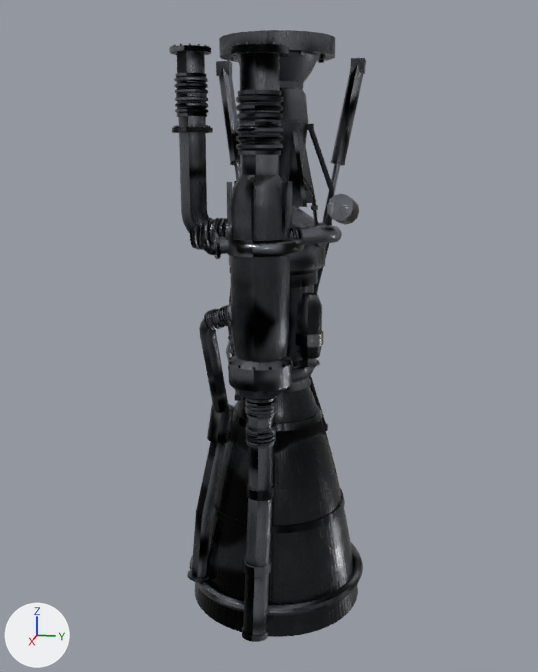
One commit to the Blender file assets/blender/eng_kerolox_workhorse.blend: the scene before it, then after it.
One viewpoint serves both versions: a camera (50 mm lens) standing at (3.7, 0.7, 2.38) and looking at (0.07, -0.03, 1.47). Lighting does not change. The marker at lower left points along +X, +Y and +Z. The first picture is the older version. Objects named as collision shapes, trigger or cutter boxes, shadow casters or lower levels of detail are left out.

The first picture shows 'eng_kerolox_workhorse_LOD0'.
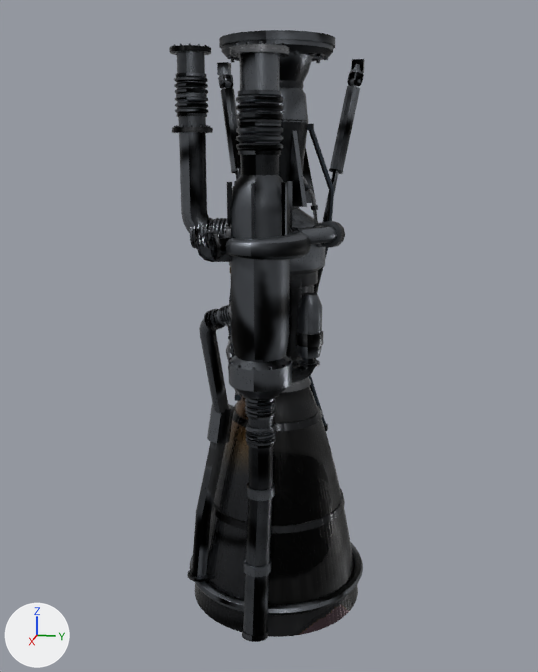
What differs and where, as boxes [x1, y1, x2, y2] in the pictures (538 x 672 px; the box of a moved part takes in the faces that stretch with it):
'eng_kerolox_workhorse_LOD0', recoloured, reshaped
    before: [169, 30, 366, 642]
    after: [169, 30, 365, 642]
part 1 of me_eng_kerolox_workhorse_lod0, added
    after: [221, 39, 333, 50]
part 2 of me_eng_kerolox_workhorse_lod0, added
    after: [220, 39, 335, 49]
part 3 of me_eng_kerolox_workhorse_lod0, deleted
    before: [219, 52, 366, 251]
part 4 of me_eng_kerolox_workhorse_lod0, moved or reshaped
    before: [204, 30, 366, 259]
    after: [197, 30, 365, 262]
part 5 of me_eng_kerolox_workhorse_lod0, surface changed
    both: [324, 225, 336, 243]
part 6 of me_eng_kerolox_workhorse_lod0, recoloured
    both: [230, 174, 290, 362]

Diff of the bpy script that builds the scene:
```diff
--- a/assets/blender/eng_kerolox_workhorse.blend.py
+++ b/assets/blender/eng_kerolox_workhorse.blend.py
@@ mat_nozzle_hot @@
 mat_nozzle_hot = bpy.data.materials.new('nozzle_hot')
-# nodes: BsdfPrincipled, MapRange x3, Mapping, Math x6, Mix x4, NormalMap, OutputMaterial, SeparateColor x3, TexImage x4, UVMap x2, ValToRGB, VertexColor
-# colours: dark grey #4f5155, brown #c4aa6f, brown #956c45, blue #595586, mixed with the vertex colours
+# nodes: BsdfPrincipled, MapRange x4, Mapping, Math x8, Mix x4, NormalMap, OutputMaterial, SeparateColor x2, TexImage x4, UVMap x2, ValToRGB
+# colours: dark grey #4f5155, brown #957e50, brown #815d38, dark blue #55507c
 # uses the picture img_eng_kerolox_workhorse_lod1_mask_png
@@ mat_engine_metal_satin @@
+mat_engine_metal_satin = bpy.data.materials.new('engine_metal_satin')
+# colours: grey #7e838a
+# uses the picture img_eng_kerolox_workhorse_lod1_mask_png
+# uses the picture img_engine_metal_satin_albedo_jpg
+# uses the picture img_engine_metal_satin_normal_png
+# uses the picture img_engine_metal_satin_orm_jpg
@@ mat_nozzle_inner @@
+mat_nozzle_inner = bpy.data.materials.new('nozzle_inner')
+# colours: orange #b57a45, brown #957e50, brown #815d38, dark blue #55507c
+# uses the picture img_eng_kerolox_workhorse_lod1_mask_png
+# uses the picture img_nozzle_inner_albedo_jpg
+# uses the picture img_nozzle_inner_normal_png
+# uses the picture img_nozzle_inner_orm_jpg
@@ me_eng_kerolox_workhorse_lod0 @@
 # used by ob_eng_kerolox_workhorse_lod0; parent = ob_eng_kerolox_workhorse; location = (0.0, 0.0, 0.0)
-me_eng_kerolox_workhorse_lod0.from_pydata(...)  # 27513 vertices, 16935 faces; spans x -0.48..0.62, y -0.48..0.48, z 0.0..2.9
+me_eng_kerolox_workhorse_lod0.from_pydata(...)  # 28471 vertices, 17339 faces; spans x -0.48..0.62, y -0.48..0.48, z 0.0..2.9
+# me_eng_kerolox_workhorse_lod0 part 1: the loose piece of 56 vertices spanning x -0.28..0.28, y -0.28..0.28, z 2.82..2.9 is copied, and the copy is scaled about its middle by (0.965, 0.965, 0.25), then moved by (0.0, 0.0, -0.01), in mat_engine_metal_satin; it spans x -0.27..0.27, y -0.27..0.27, z 2.84..2.86
+# me_eng_kerolox_workhorse_lod0 part 2: the loose piece of 56 vertices spanning x -0.28..0.28, y -0.28..0.28, z 2.82..2.9 is copied, and the copy is scaled about its middle by (0.983, 0.983, 0), in mat_engine_metal_satin; it spans x -0.28..0.28, y -0.28..0.28, z 2.86
+# me_eng_kerolox_workhorse_lod0 part 3: 51 loose pieces with 787 vertices, spanning x -0.4..0.54, y -0.4..0.41, z 1.72..2.85, are deleted
+# me_eng_kerolox_workhorse_lod0 part 4: 160 vertices moved within x -0.38..0.53, y -0.38..0.38, z 1.74..2.82; 2324 vertices removed from x -0.4..0.58, y -0.4..0.43, z 1.71..2.85; 3841 vertices added at x -0.39..0.61, y -0.39..0.39, z 1.71..2.86
+# me_eng_kerolox_workhorse_lod0 part 5: 136 kept faces spanning x -0.39..0.31, y -0.39..0.39, z 1.74..2.9 get new texture (UV) coordinates
+# me_eng_kerolox_workhorse_lod0 part 6: 168 faces spanning x -0.28..0.55, y -0.28..0.28, z 1.4..2.9 switch from mat_engine_metal to mat_engine_metal_satin
+# other edits to the shape of me_eng_kerolox_workhorse_lod0 do not show in these pictures
 me_eng_kerolox_workhorse_lod0.materials.append(mat_nozzle_hot)
@@ me_eng_kerolox_workhorse_lod0 @@
 me_eng_kerolox_workhorse_lod0.materials.append(mat_decal)
+me_eng_kerolox_workhorse_lod0.materials.append(mat_nozzle_inner)
```
